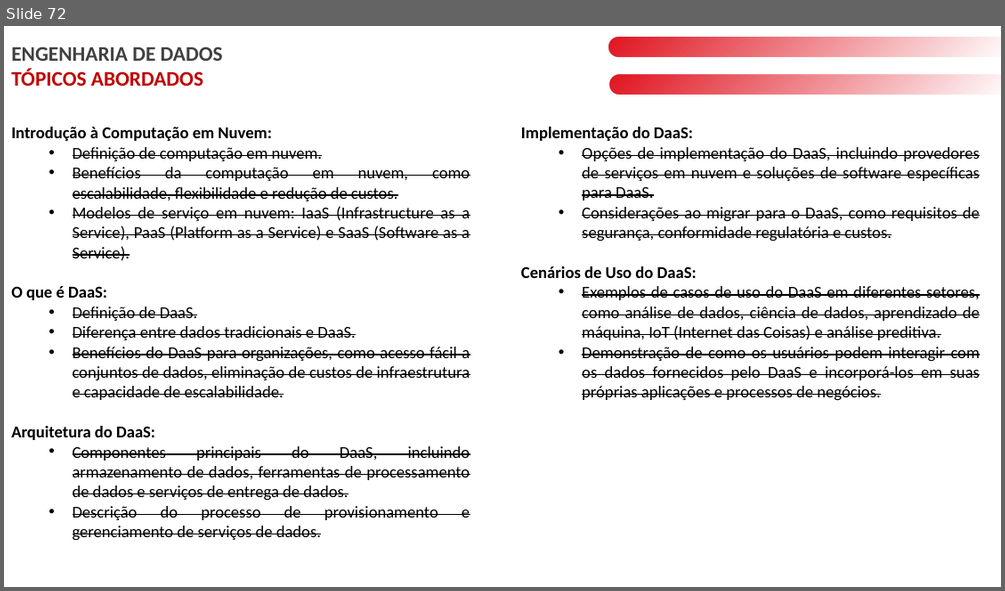
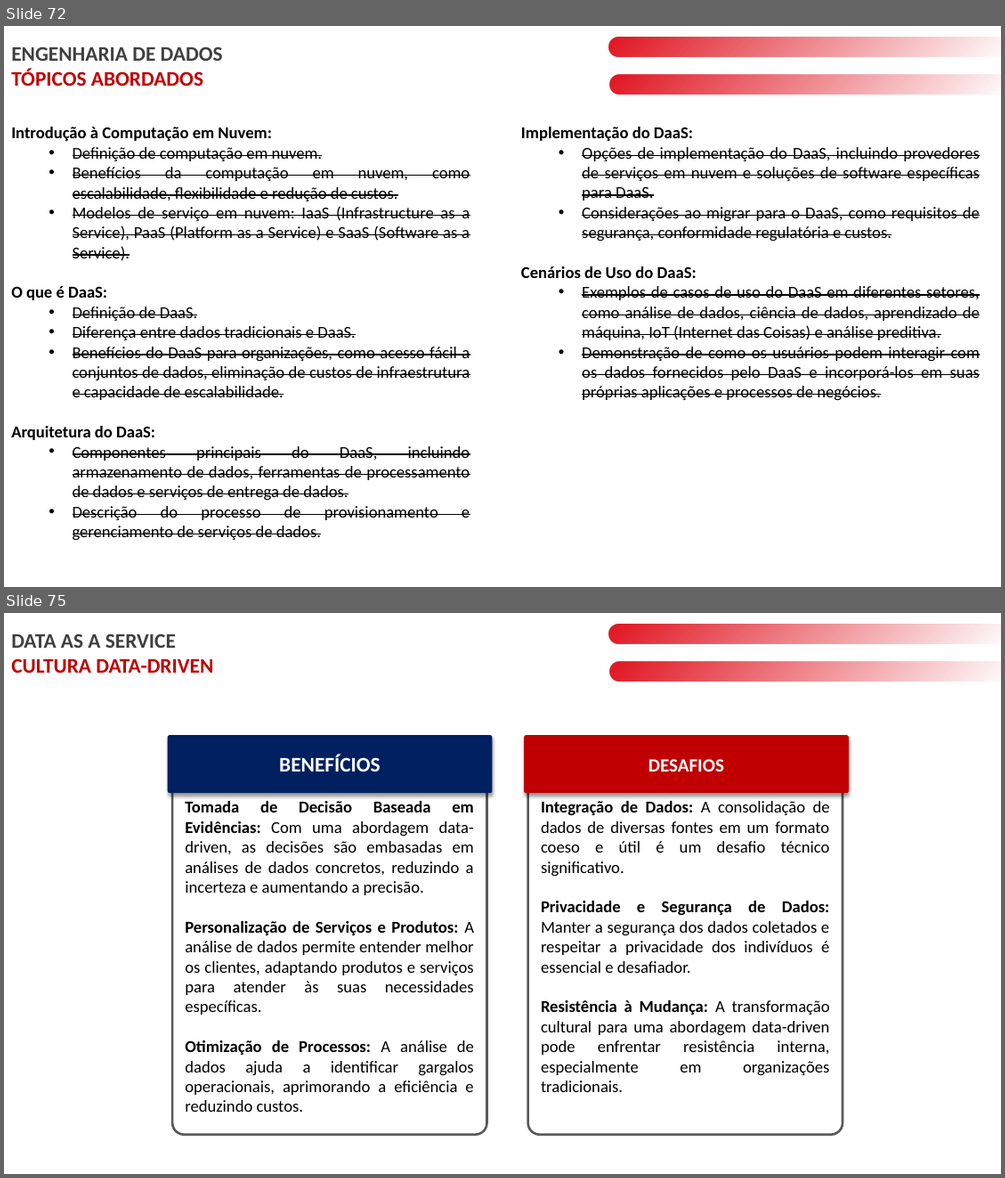
Before and after one commit to laysabelici/data_as_a_service, a slide deck: DAAS PT2.pptx. Shown one above the other, each under a label of ours: slide 72 before the commit, slides 72 and 75 after it; the slides between them are not shown. The pictures are 1005x591 and 1005x1178 pixels, drawn with LibreOffice and Linux fonts; fonts in the diff are those of the drawing. Boxes give left, top, right and bottom in pixels: in the first picture for what was removed or moved away, otherwise in the second. Text is boxed around its words. In the diff, an @@ line names an element or a change of style, - is before the commit and + after.

```diff
--- a/DAAS PT2.pptx
+++ b/DAAS PT2.pptx
@@ slide 75 added at (x1=4, y1=613, x2=1001, y2=1174), background #FFFFFF @@
@@ text added at (x1=11, y1=633, x2=213, y2=673), 20 pt, text #C00000, bold @@
+DATA AS A SERVICE
+CULTURA DATA-DRIVEN
@@ rounded rectangle added at (x1=609, y1=625, x2=1001, y2=644), fill gradient #E11622 @@
@@ rounded rectangle added at (x1=610, y1=662, x2=1001, y2=682), fill gradient #E11622 @@
@@ rectangle added at (x1=231, y1=691, x2=329, y2=719), fill #FFFFFF @@
@@ rounded rectangle added at (x1=168, y1=735, x2=493, y2=793), fill #002060, 20 pt, text #FFFFFF, bold @@
+BENEFÍCIOS
@@ rounded rectangle added at (x1=172, y1=738, x2=487, y2=1135), fill #FFFFFF, outline #595959 2.25 pt @@
@@ rounded rectangle added at (x1=524, y1=735, x2=849, y2=793), fill #C00000, 18 pt, text #FFFFFF, bold @@
+DESAFIOS
@@ rounded rectangle added at (x1=528, y1=738, x2=843, y2=1135), fill #FFFFFF, outline #595959 2.25 pt @@
@@ text added at (x1=185, y1=801, x2=474, y2=1111), 16 pt, text #000000 @@
+Tomada de Decisão Baseada em Evidências: Com uma abordagem data-driven, as decisões são embasadas em análises de dados concretos, reduzindo a incerteza e aumentando a precisão.
+Personalização de Serviços e Produtos: A análise de dados permite entender melhor os clientes, adaptando produtos e serviços para atender às suas necessidades específicas.
+Otimização de Processos: A análise de dados ajuda a identificar gargalos operacionais, aprimorando a eficiência e reduzindo custos.
@@ text added at (x1=541, y1=801, x2=830, y2=1092), 16 pt, text #000000 @@
+Integração de Dados: A consolidação de dados de diversas fontes em um formato coeso e útil é um desafio técnico significativo.
+Privacidade e Segurança de Dados: Manter a segurança dos dados coletados e respeitar a privacidade dos indivíduos é essencial e desafiador.
+Resistência à Mudança: A transformação cultural para uma abordagem data-driven pode enfrentar resistência interna, especialmente em organizações tradicionais.
```
Also in this commit, not shown: 8 other slides added.
